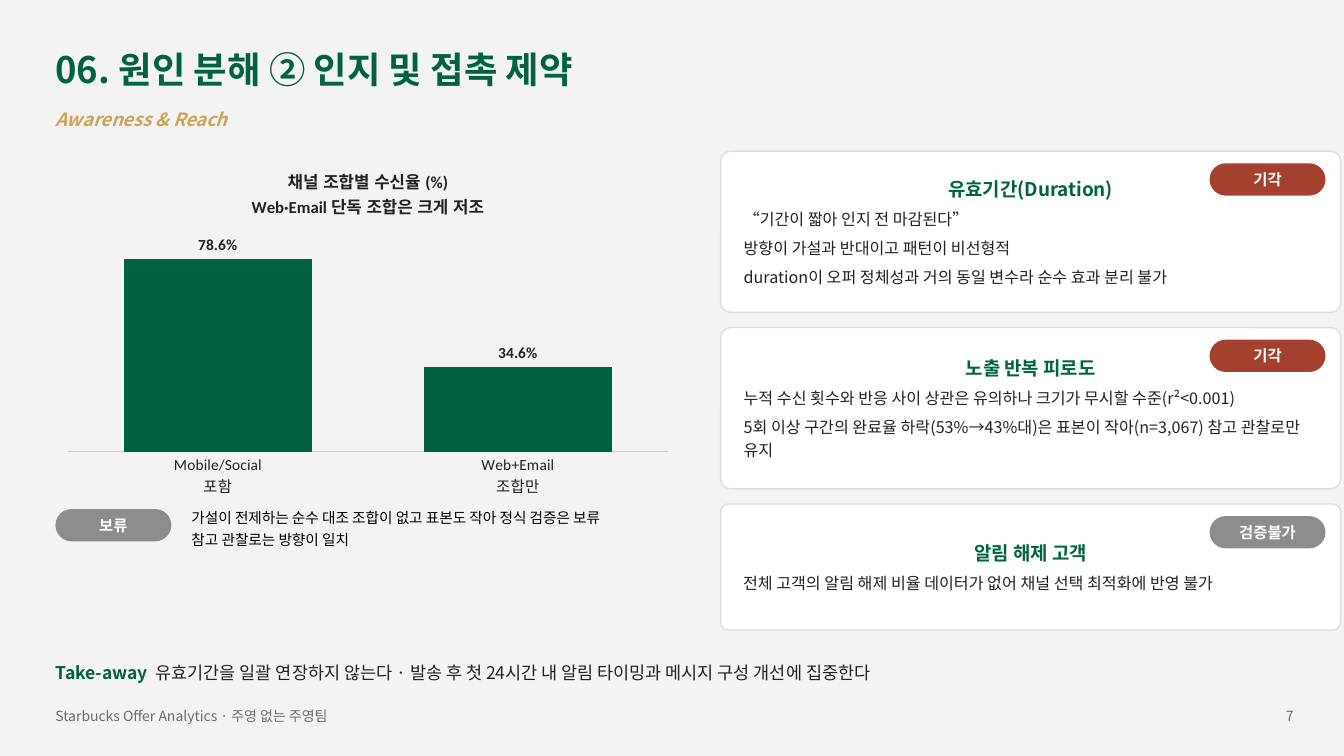
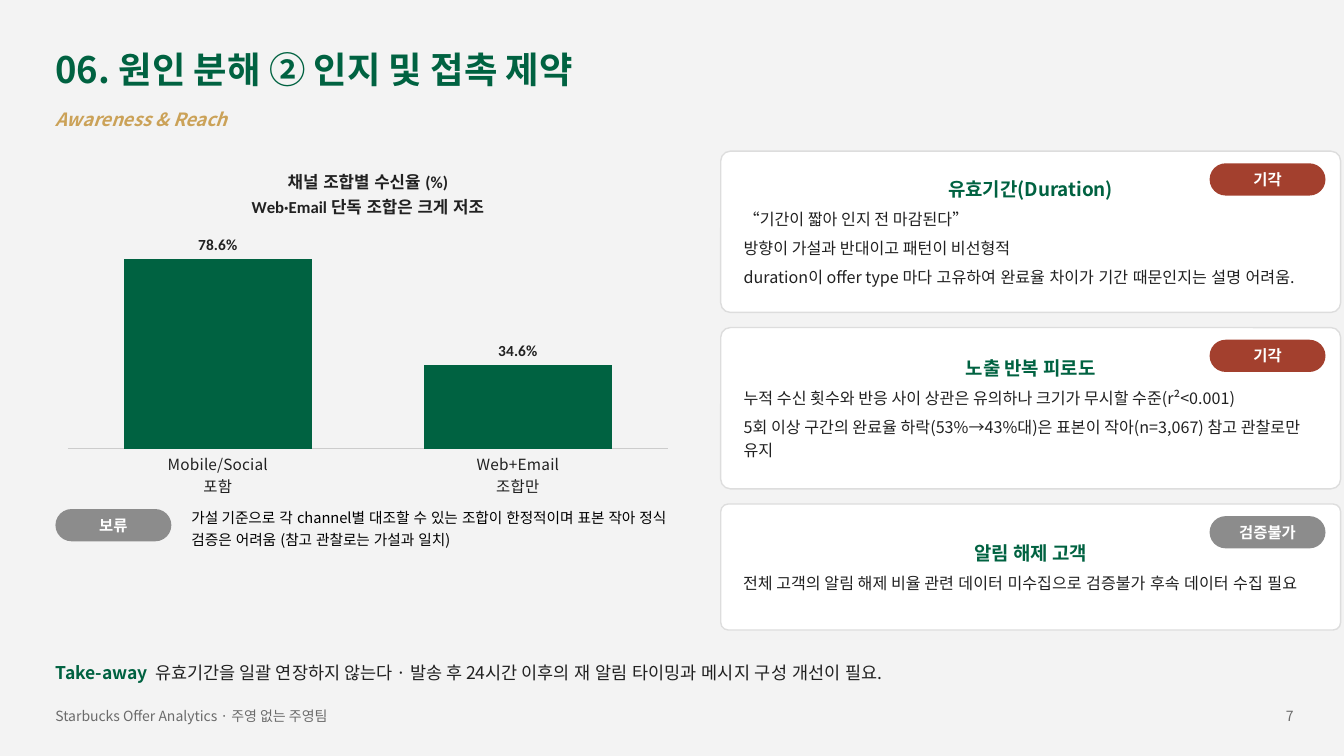
Before and after one commit to Sicheol-Pyo/ai-data-bootcamp, a slide deck: slide 7 of project_2/주영 없는 주영팀 Project2 발표자료.pptx. Drawn at 1344x756 pixels with LibreOffice and Linux fonts; fonts in the diff are those of the drawing. Boxes give left, top, right and bottom in pixels: in the first picture for what was removed or moved away, otherwise in the second. Text is boxed around its words. In the diff, an @@ line names an element or a change of style, - is before the commit and + after.

```diff
--- a/project_2/주영 없는 주영팀 Project2 발표자료.pptx
+++ b/project_2/주영 없는 주영팀 Project2 발표자료.pptx
@@ column chart at (55, 151, 681, 504) @@
@@ category axis changed @@
@@ text in rounded rectangle at (744, 269, 1295, 287): text changed @@
-duration이 오퍼 정체성과 거의 동일 변수라 순수 효과 분리 불가
+duration이 offer type 마다 고유하여 완료율 차이가 기간 때문인지는 설명 어려움.
@@ text at (191, 510, 666, 548): text changed @@
-가설이 전제하는 순수 대조 조합이 없고 표본도 작아 정식 검증은 보류
-참고 관찰로는 방향이 일치
+가설 기준으로 각 channel별 대조할 수 있는 조합이 한정적이며 표본 작아 정식 검증은 어려움 (참고 관찰로는 가설과 일치)
@@ text in rounded rectangle at (743, 575, 1297, 591): text changed @@
-전체 고객의 알림 해제 비율 데이터가 없어 채널 선택 최적화에 반영 불가
+전체 고객의 알림 해제 비율 관련 데이터 미수집으로 검증불가 후속 데이터 수집 필요
@@ text at (55, 664, 882, 683): text changed @@
-Take-away 유효기간을 일괄 연장하지 않는다 · 발송 후 첫 24시간 내 알림 타이밍과 메시지 구성 개선에 집중한다
+Take-away 유효기간을 일괄 연장하지 않는다 · 발송 후 24시간 이후의 재 알림 타이밍과 메시지 구성 개선이 필요.
```
Also in this commit, not shown: 6 other slides changed, 4 other files.
